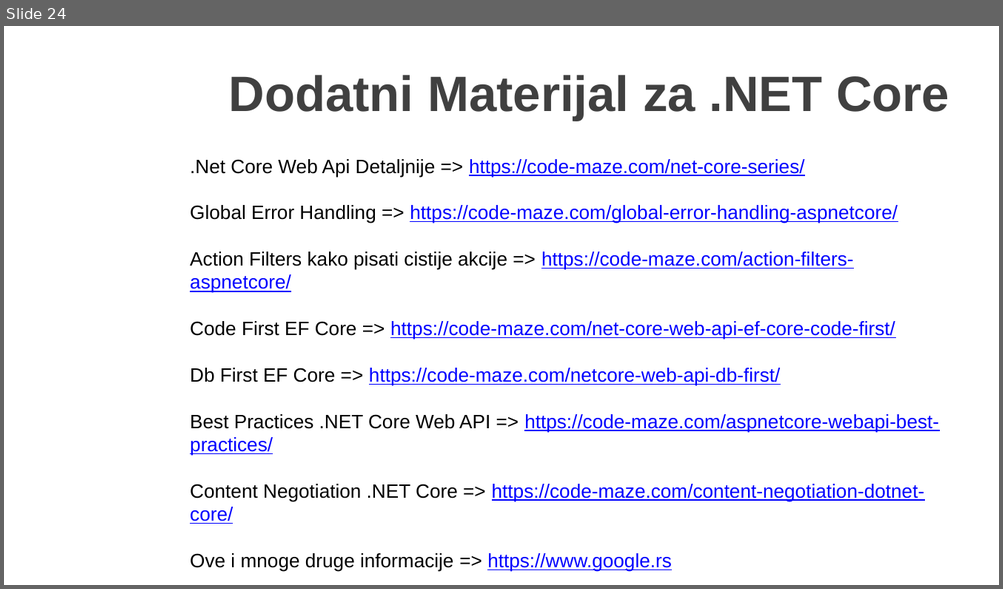
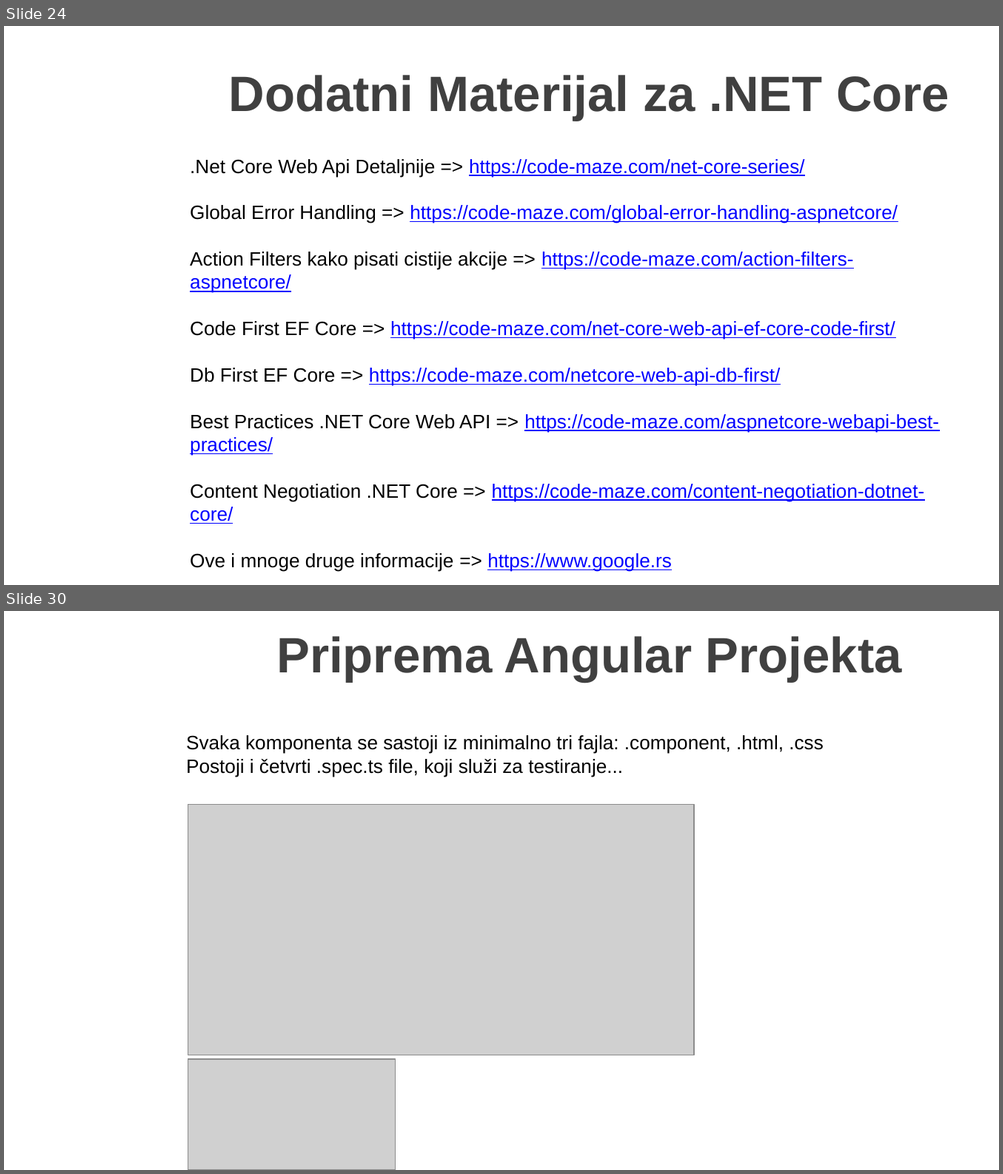
Before and after one commit to MarinkoSpasojevic/predavanje-netcore-angular, a slide deck: .NET Core i Angular Web Dev.pptx. Shown one above the other, each under a label of ours: slide 24 before the commit, slides 24 and 30 after it; the slides between them are not shown. The pictures are 1003x589 and 1003x1174 pixels, drawn with LibreOffice and Linux fonts; fonts in the diff are those of the drawing; grey boxes stand for pictures; background and template pictures are left out. Boxes give left, top, right and bottom in pixels: in the first picture for what was removed or moved away, otherwise in the second. Text is boxed around its words. In the diff, an @@ line names an element or a change of style, - is before the commit and + after.

Commit message:
Angular project created, with Home component

```diff
--- a/.NET Core i Angular Web Dev.pptx
+++ b/.NET Core i Angular Web Dev.pptx
@@ slide 30 added at (4,611,999,1170), background picture (left out) @@
@@ title added at (276,636,902,682), 36 pt, text #404040, bold @@
+Priprema Angular Projekta
@@ text added at (186,735,823,777), 14 pt, text #000000 @@
+Svaka komponenta se sastoji iz minimalno tri fajla: .component, .html, .css
+Postoji i četvrti .spec.ts file, koji služi za testiranje...
@@ picture added at (188,805,693,1056) @@
@@ picture added at (188,1059,395,1170) @@
```
Also in this commit, not shown: 11 other slides added, 39 other files.
